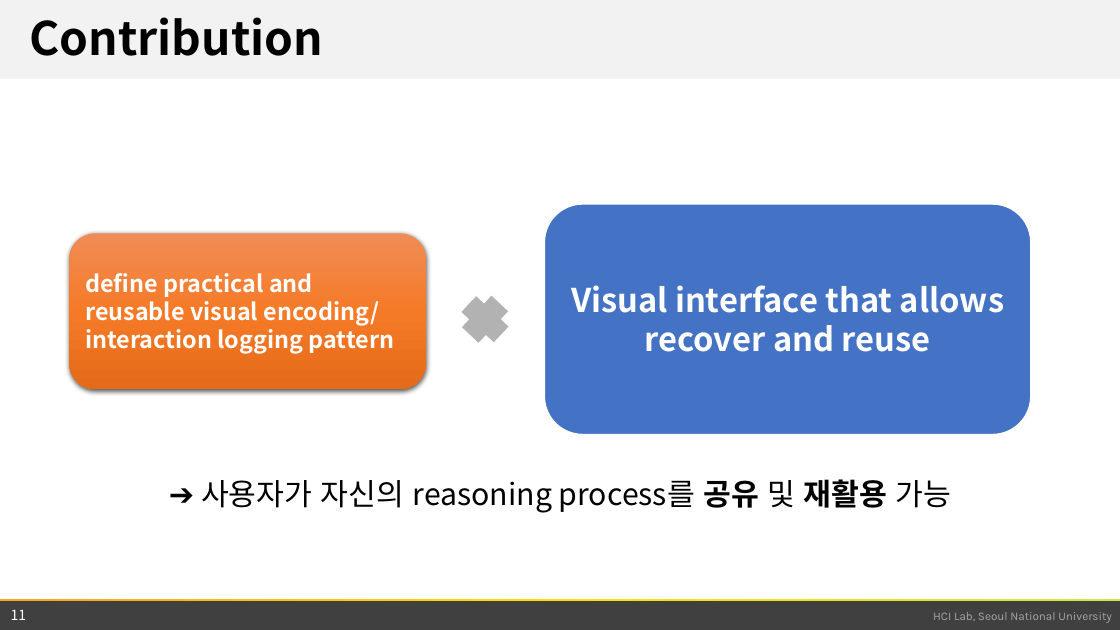
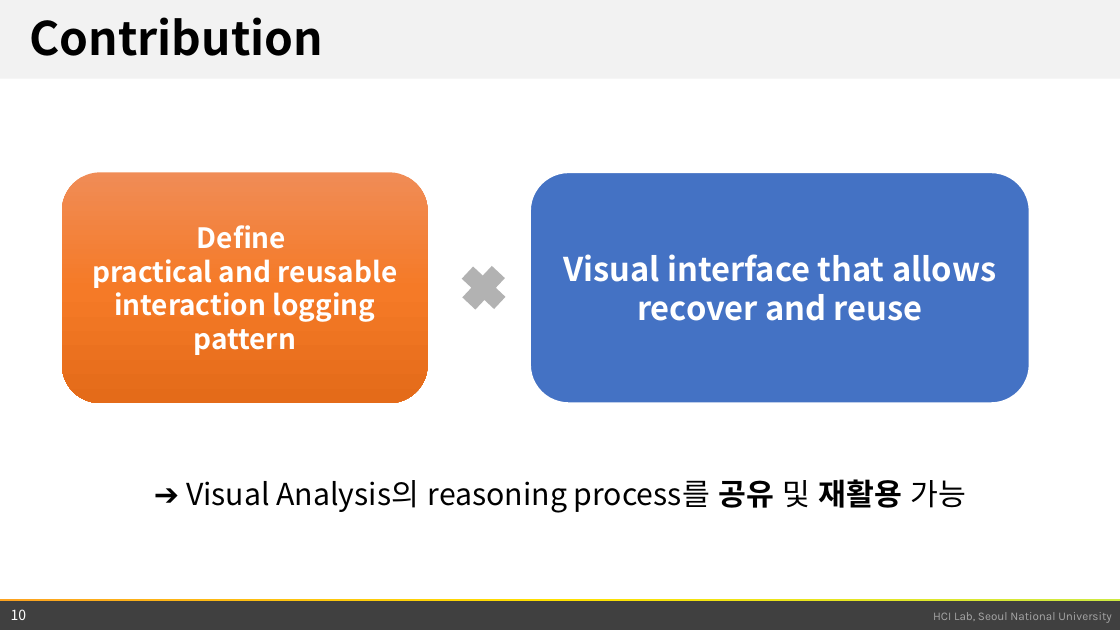
Before and after one commit to snu-infovis-2017/ReVA, a slide deck: slide 10 of term_project.pptx (slide 11 before the commit). Drawn at 1120x630 pixels with LibreOffice and Linux fonts; fonts in the diff are those of the drawing; background and template pictures are left out. Boxes give left, top, right and bottom in pixels: in the first picture for what was removed or moved away, otherwise in the second. Text is boxed around its words. In the diff, an @@ line names an element or a change of style, - is before the commit and + after.

```diff
--- a/term_project.pptx
+++ b/term_project.pptx
@@ rounded rectangle "Define": place and size @@
-rounded rectangle "Define" at [70,234,426,389]
+rounded rectangle "Define" at [62,172,428,403]
@@ rounded rectangle "Define" at [62,172,428,403]: shadow off @@
@@ rounded rectangle "Visual interface that allows recover ...": place and size @@
-rounded rectangle "Visual interface that allows recover ..." at [544,204,1032,435]
+rounded rectangle "Visual interface that allows recover ..." at [530,172,1030,403]
@@ text in rounded rectangle at [92,225,398,355]: text changed; size 20 to 24 pt @@
-define practical and reusable visual encoding/interaction logging pattern
+Define
+practical and reusable interaction logging pattern
@@ plus: place and size @@
-plus at [454,289,516,351]
+plus at [453,257,514,319]
@@ plus at [453,257,514,319]: proportions changed @@
@@ text at [186,479,967,513]: text changed @@
-➔ 사용자가 자신의 reasoning process를 공유 및 재활용 가능
+➔ Visual Analysis의 reasoning process를 공유 및 재활용 가능
@@ page number at [11,609,27,620]: text changed @@
-11
+10
```
Also in this commit, not shown: 4 other slides changed, 4 slides added, 7 slides removed.
